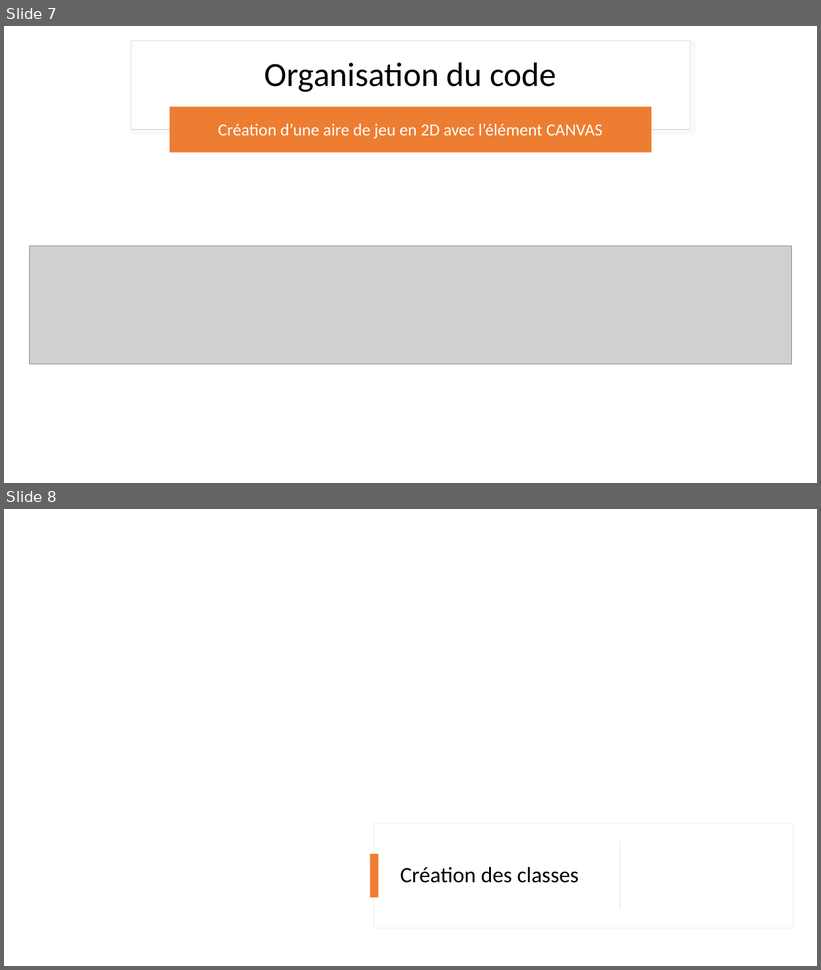
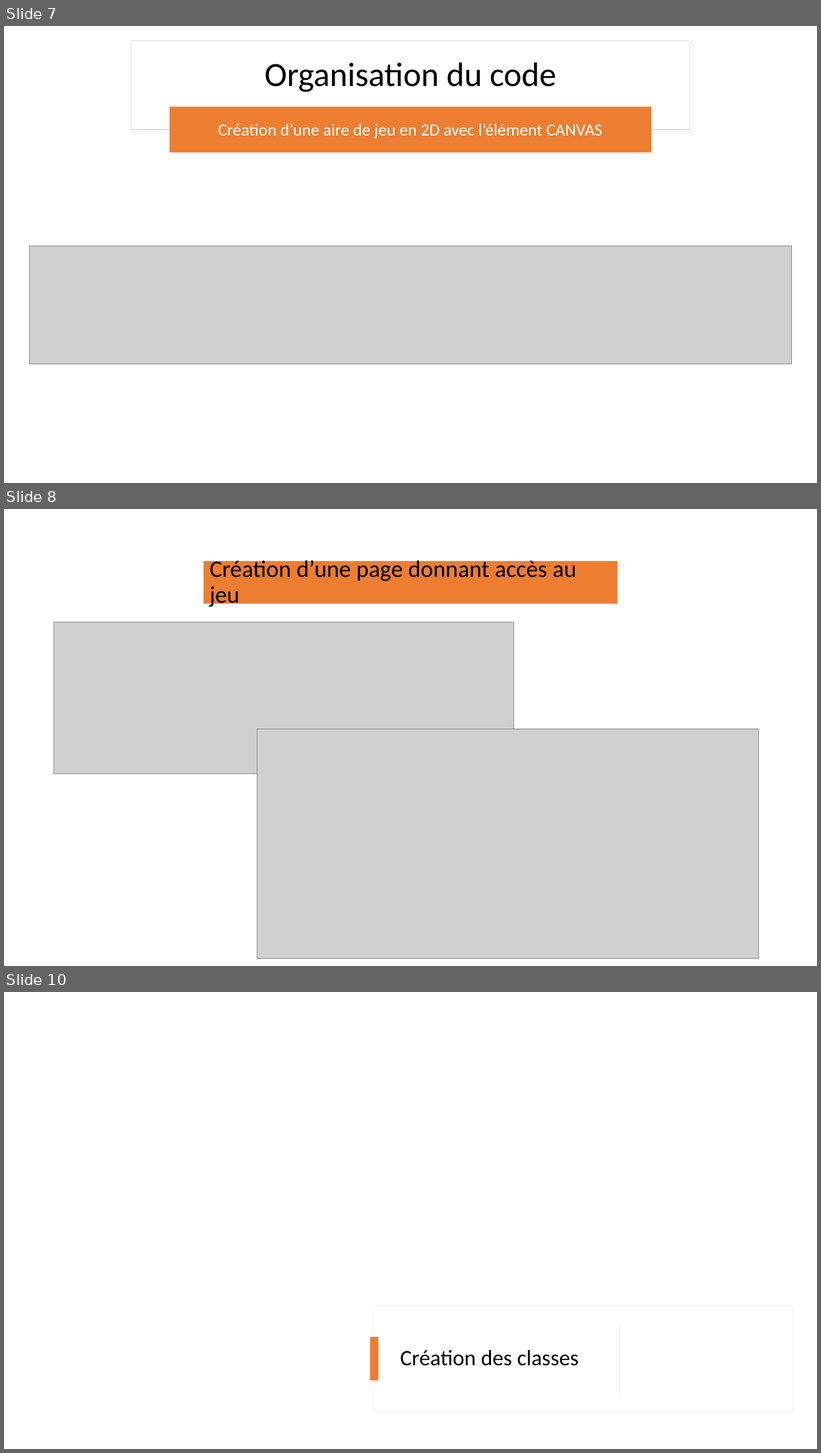
Before and after one commit to FlowNight/BRICK_SHOOTER, a slide deck: Support B.S.pptx. Shown one above the other, each under a label of ours: slides 7 and 8 before the commit, slides 7, 8 and 10 after it; the slides between them are not shown. The pictures are 821x970 and 821x1453 pixels, drawn with LibreOffice and Linux fonts; fonts in the diff are those of the drawing; grey boxes stand for pictures; background and template pictures are left out. Boxes give left, top, right and bottom in pixels: in the first picture for what was removed or moved away, otherwise in the second. Text is boxed around its words. In the diff, an @@ line names an element or a change of style, - is before the commit and + after.

```diff
--- a/Support B.S.pptx
+++ b/Support B.S.pptx
@@ slide 8 added at [4, 509, 817, 966], background #FFFFFF @@
@@ title added at [203, 561, 618, 603], fill #ED7D31, 28 pt, text #000000 @@
+Création d’une page donnant accès au jeu
@@ picture added at [54, 623, 514, 774] @@
@@ picture added at [257, 729, 758, 959] @@
@@ what was slide 8 is now slide 10 @@
```
Also in this commit, not shown: 1 other slide added, 1 other file.
